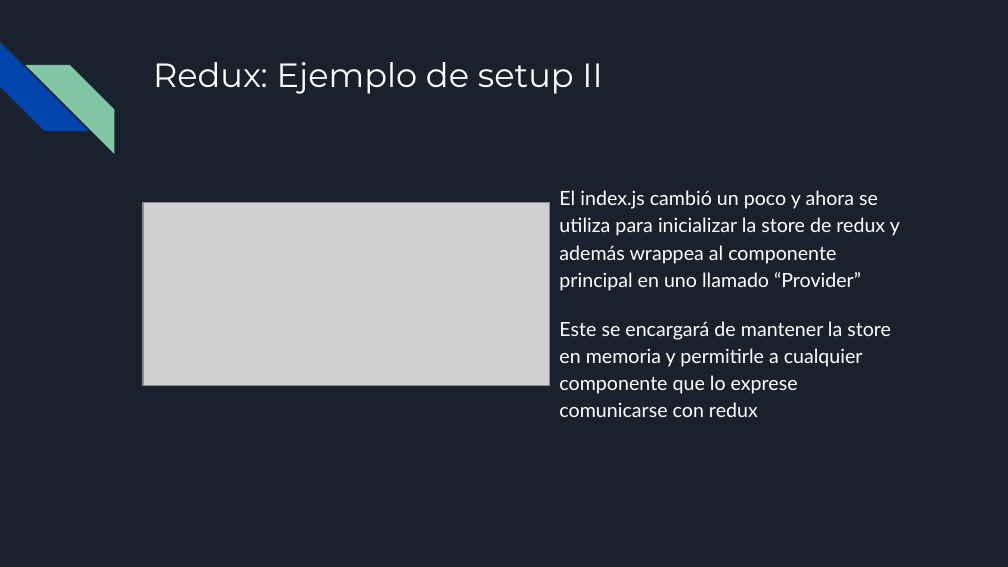
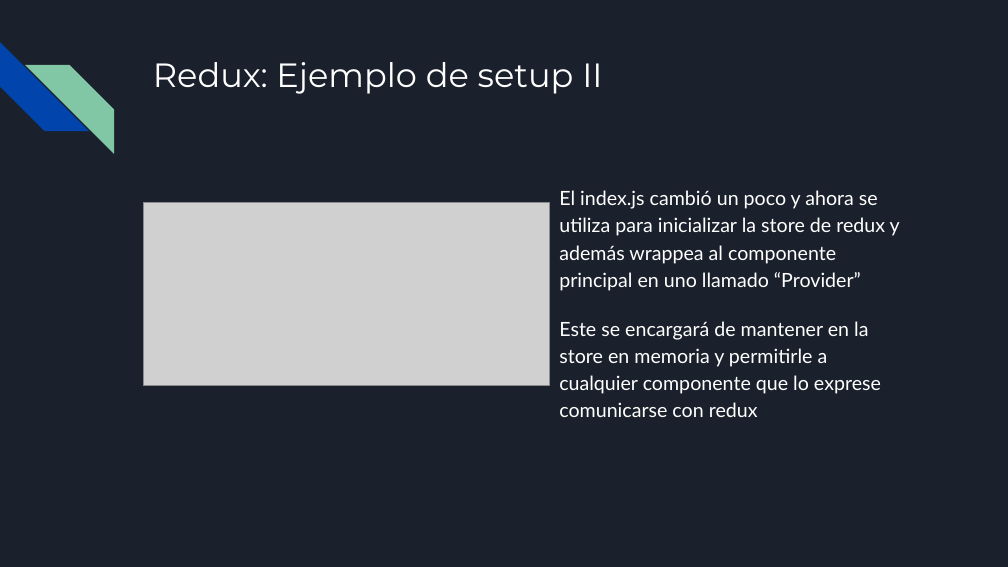
Before and after one commit to francisco-pinchentti/react-basics, a slide deck: slide 23 of docs/React.odp. Drawn at 1008x567 pixels with LibreOffice and Linux fonts; fonts in the diff are those of the drawing; grey boxes stand for pictures. Boxes give left, top, right and bottom in pixels: in the first picture for what was removed or moved away, otherwise in the second. Text is boxed around its words. In the diff, an @@ line names an element or a change of style, - is before the commit and + after.

```diff
--- a/docs/React.odp
+++ b/docs/React.odp
@@ text at <box>559,321,881,417</box>: text changed @@
-Este se encargará de mantener la store en memoria y permitirle a cualquier componente que lo exprese comunicarse con redux
+Este se encargará de mantener en la store en memoria y permitirle a cualquier componente que lo exprese comunicarse con redux
```
Also in this commit, not shown: 14 other slides changed, 1 slide added, 2 slides removed.
